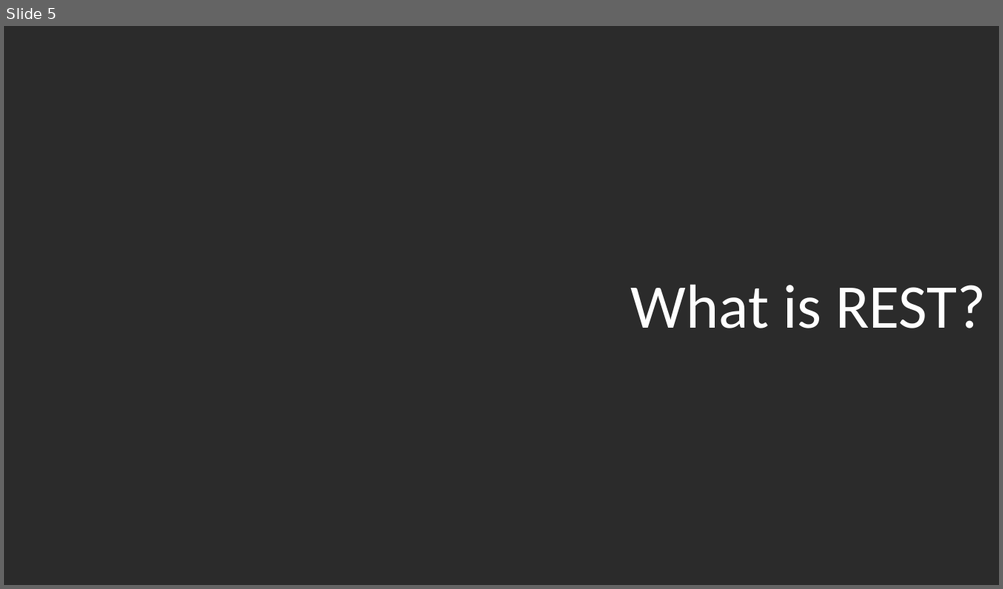
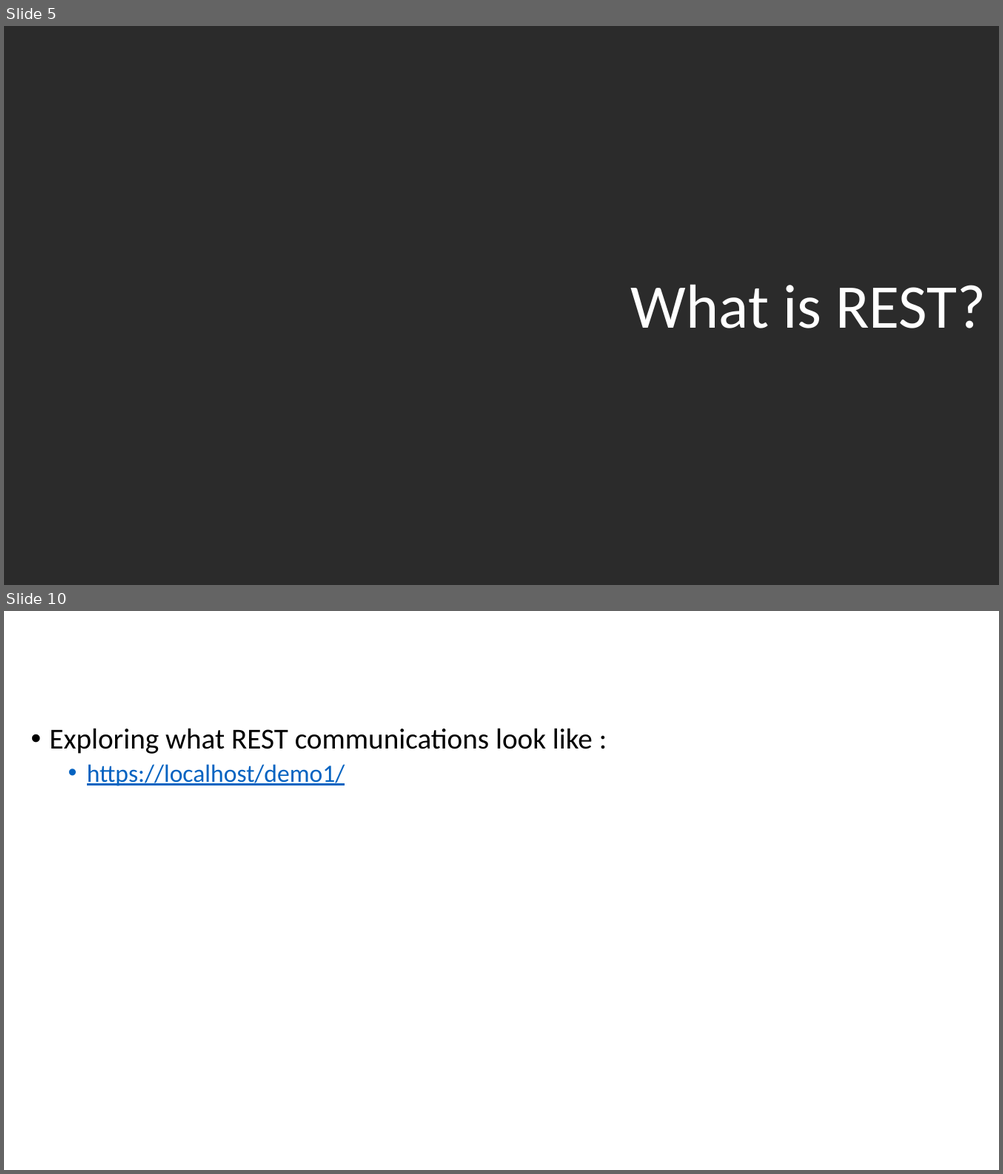
Before and after one commit to quetwo/hawaii-apis, a slide deck: MMCFUG - REST.pptx. Shown one above the other, each under a label of ours: slide 5 before the commit, slides 5 and 10 after it; the slides between them are not shown. The pictures are 1003x589 and 1003x1174 pixels, drawn with LibreOffice and Linux fonts; fonts in the diff are those of the drawing; background and template pictures are left out; a plain dark background stands for a picture behind light text. Boxes give left, top, right and bottom in pixels: in the first picture for what was removed or moved away, otherwise in the second. Text is boxed around its words. In the diff, an @@ line names an element or a change of style, - is before the commit and + after.

```diff
--- a/MMCFUG - REST.pptx
+++ b/MMCFUG - REST.pptx
@@ slide 10 added at (4,611,999,1170), background picture (left out) @@
@@ title added at (4,611,885,690), 44 pt, text #FFFFFF @@
+REST
@@ text added at (49,728,592,786), 28 pt, text #000000 @@
+• Exploring what REST communications look like :
+  • https://localhost/demo1/
```
Also in this commit, not shown: 24 other slides added.
